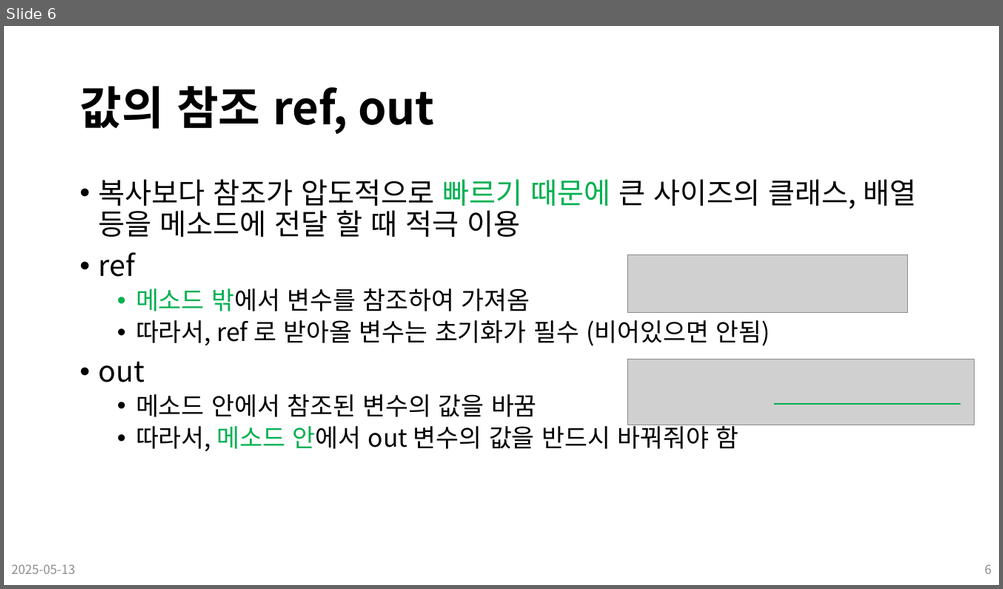
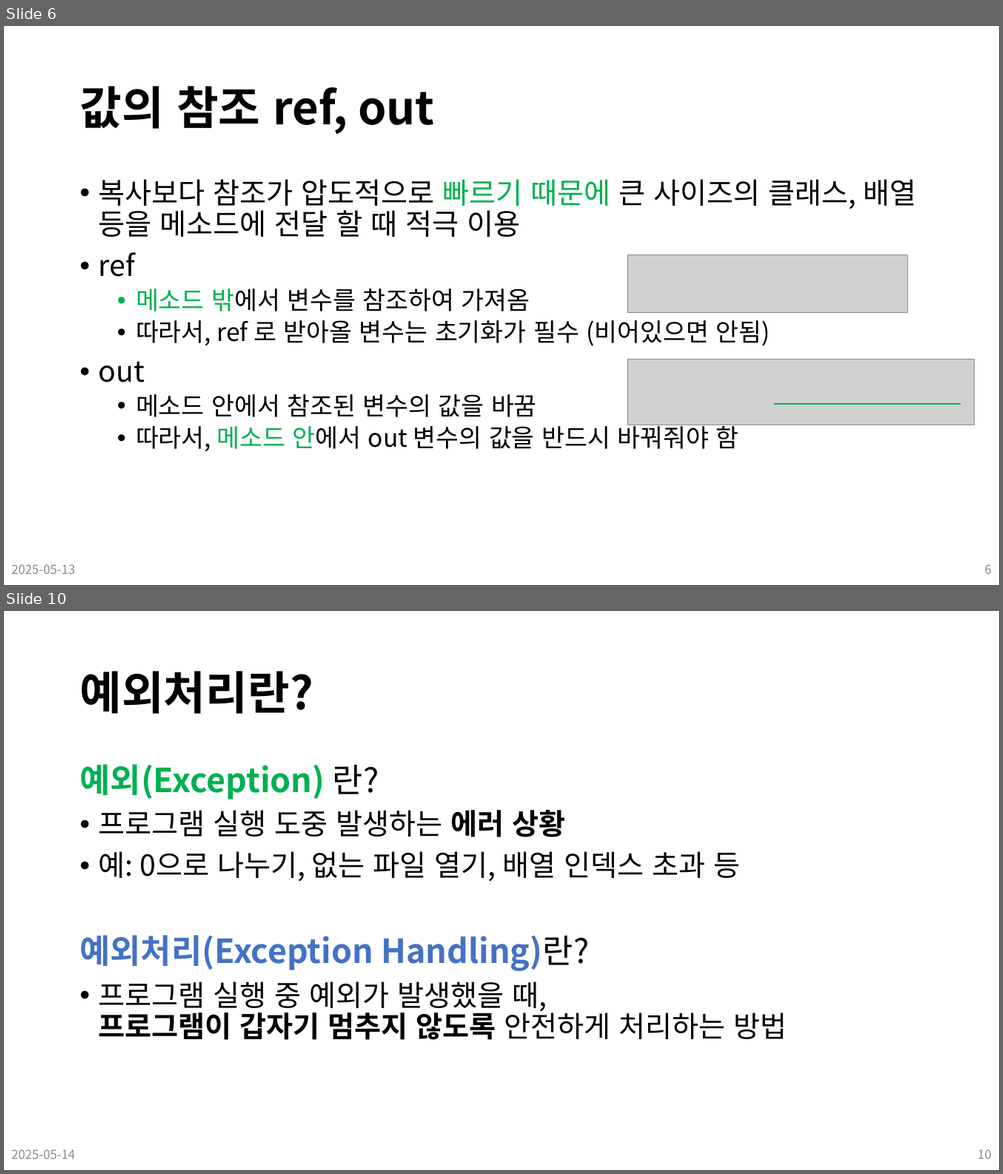
Before and after one commit to Leader-Lesson/KDT_SF_Short_5th, a slide deck: material/13_CSharp_심화문법 (예외처리).pptx. Shown one above the other, each under a label of ours: slide 6 before the commit, slides 6 and 10 after it; the slides between them are not shown. The pictures are 1003x589 and 1003x1174 pixels, drawn with LibreOffice and Linux fonts; fonts in the diff are those of the drawing; grey boxes stand for pictures; background and template pictures are left out. Boxes give left, top, right and bottom in pixels: in the first picture for what was removed or moved away, otherwise in the second. Text is boxed around its words. In the diff, an @@ line names an element or a change of style, - is before the commit and + after.

```diff
--- a/material/13_CSharp_심화문법 (예외처리).pptx
+++ b/material/13_CSharp_심화문법 (예외처리).pptx
@@ slide 10 added at [4, 611, 999, 1170], background #FFFFFF @@
@@ title added at [79, 671, 313, 714], 44 pt, text #000000, bold @@
+예외처리란?
@@ text added at [79, 764, 787, 1040], 28 pt, text #000000 @@
+예외(Exception) 란?
+• 프로그램 실행 도중 발생하는 에러 상황
+• 예: 0으로 나누기, 없는 파일 열기, 배열 인덱스 초과 등
+예외처리(Exception Handling)란?
+• 프로그램 실행 중 예외가 발생했을 때,
+  프로그램이 갑자기 멈추지 않도록 안전하게 처리하는 방법
@@ text added at [11, 1150, 75, 1159], 12 pt, text #8C8C8C @@
+2025-05-14
@@ page number added at [977, 1150, 991, 1159], 12 pt, text #8C8C8C @@
+10
```
Also in this commit, not shown: 5 slides changed, 4 other slides added, 27 other files.
